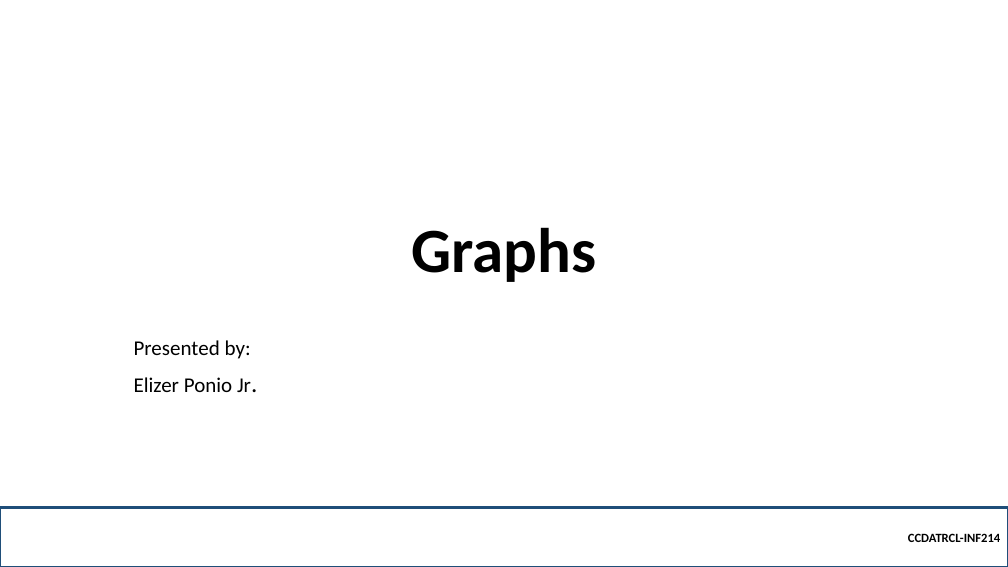
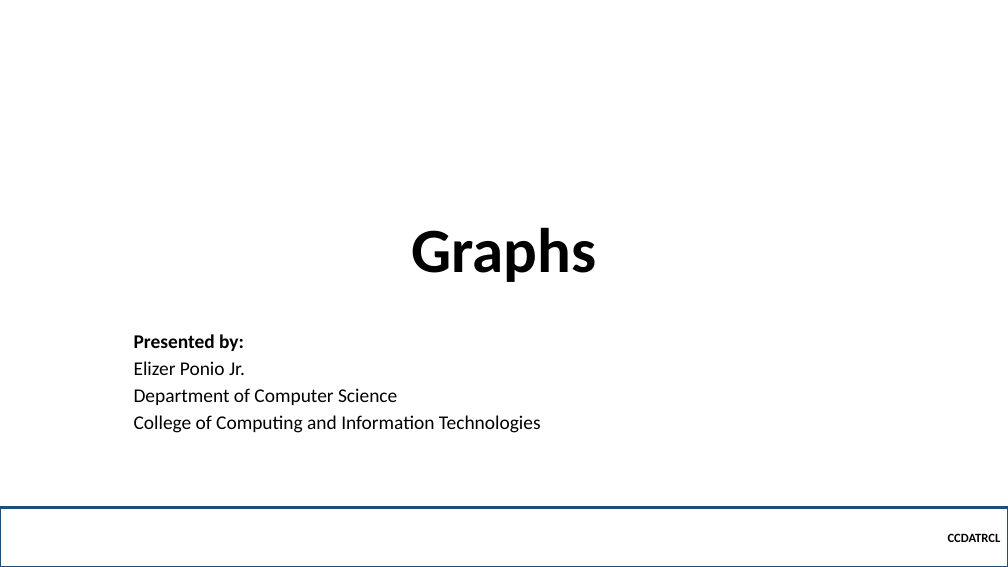
Before and after one commit to robitussin/CCDATRCL, a slide deck: slide 1 of 9 - Graph/Graphs.pptx. Drawn at 1008x567 pixels with LibreOffice and Linux fonts; fonts in the diff are those of the drawing; background and template pictures are left out. Boxes give left, top, right and bottom in pixels: in the first picture for what was removed or moved away, otherwise in the second. Text is boxed around its words. In the diff, an @@ line names an element or a change of style, - is before the commit and + after.

```diff
--- a/9 - Graph/Graphs.pptx
+++ b/9 - Graph/Graphs.pptx
@@ subtitle at box(134, 334, 245, 375): size 20 to 18.5 pt in "Presented by:", "Elizer Ponio Jr."; bold on in "Presented by:"; size 24 to 18.5 pt in "Jr."; line spacing 0.9 to 0.7 @@
@@ subtitle at box(134, 388, 541, 433): paragraphs added @@
+Department of Computer Science
+College of Computing and Information Technologies
@@ text in rectangle at box(948, 533, 1001, 542): text changed @@
-CCDATRCL-INF214
+CCDATRCL
```
Also in this commit, not shown: 22 other slides changed, 34 other files.
